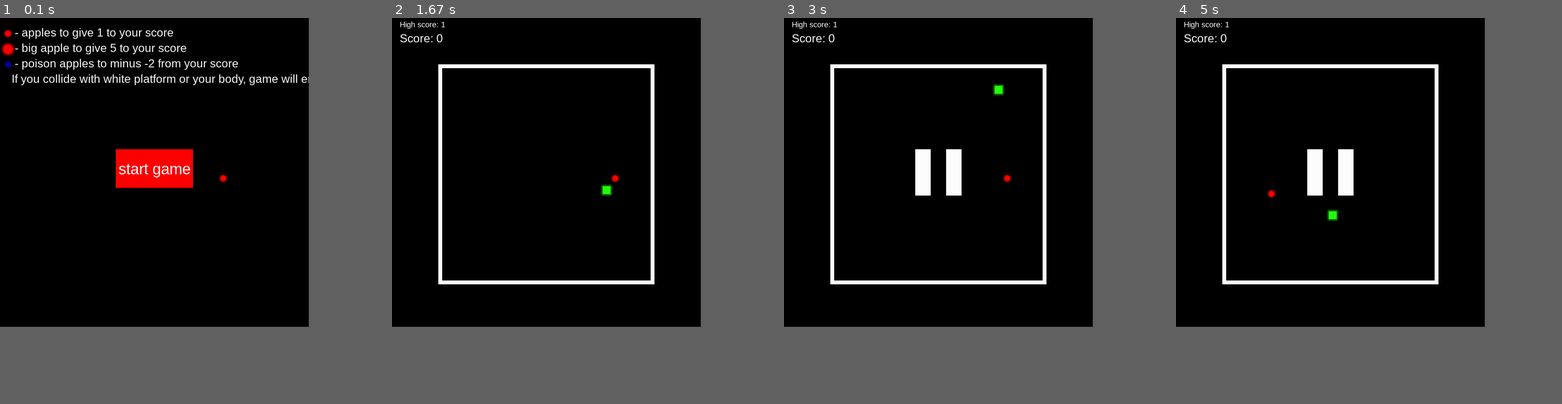
Above: before the commit, frames 1-4 (left to right).
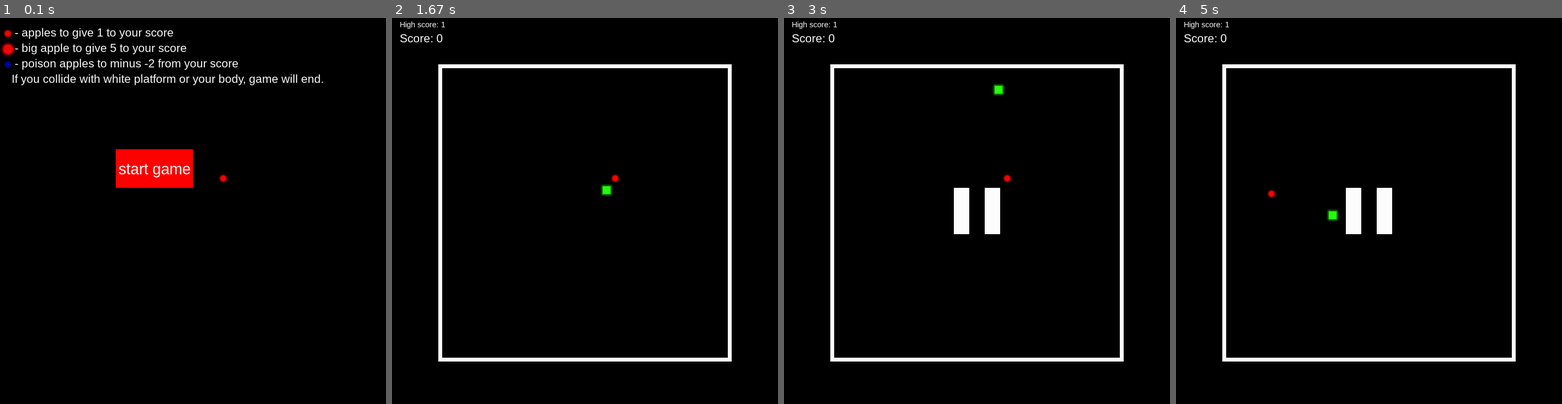
Above: after the commit, the same moments.

Repository: 7box7/pygame_YAL_1
Game: pygame game, started from main.py
Two runs of this game, one before a commit and one after it. Both use one fixed random seed, a clock stepped at 60 frames per second and the inputs below.
Inputs (mouse positions are in pixels of both pictures, inside the frame that each line leads up to):
- Up to frame 1 (0.1 s): no input
- Up to frame 2 (1.67 s): click (546, 168) at 0.38 s; hold Right 0.67-1.13 s; move the mouse to (569, 226) at 0.7 s; hold Up 1.17-1.47 s; tap Space at 1.23, 1.57 s; hold Right from 1.5 s (still down)
- Up to frame 3 (3 s): tap Space at 1.87, 2.07, 2.37, 2.63, 2.97 s; release Right at 1.97 s
- Up to frame 4 (5 s): tap Space at 3.27, 3.4, 3.8, 4.1, 4.8 s; click (1515, 357) at 4.45 s; move the mouse to (1307, 83) at 4.77 s
In our replay, the window is 720x720 before the commit and 900x900 after it. These sizes can differ from the game's own. Grey fills any space a smaller window leaves; there, only what the larger window draws over its background counts as a difference.

The runs differ from the first frame. In frame 1, less than 0.1% of the frame differs, in the area x 80-84%, y 14-17%; in frame 2, 3.0%; in frame 3, 4.8%, in the area x 12-88%, y 12-89%; in frame 4, 4.8%.

Commit message:
bigger screen

Diff:
--- a/main.py
+++ b/main.py
@@ -6,7 +6,7 @@
 from pathlib import Path
 
 
-size = width, height = 800, 800
+size = width, height = 1000, 1000
 screen = pygame.display.set_mode(size)
 clock = pygame.time.Clock()
 pygame.font.init()
